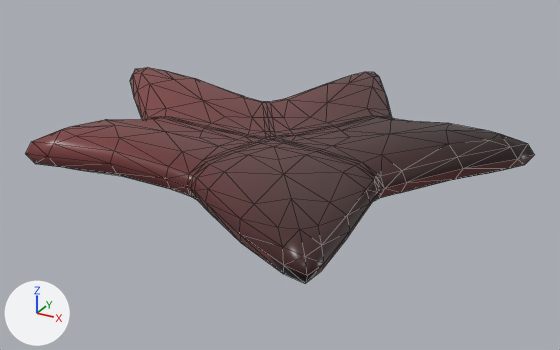
The glTF model public/clam-models/fan/Tongues/star.glb as it was, and as the next commit left it.
Both versions are drawn from a camera (50 mm lens) standing at (0.1045, -0.0947, 0.0579) and looking at (0.0021, 0.0915, -0.0352). Lighting does not change. The marker at lower left points along +X, +Y and +Z. Mesh edges are drawn as thin lines. Where no turn or scale is listed for an object, it has been applied to the vertices. Vertices at the same position are counted once.

Before the edit, the objects in view are built like this:
```python
me_cs_star4 = bpy.data.meshes.new('cs_star4')
me_cs_star4.from_pydata(...)  # 392 vertices, 780 faces; spans x -0.0538..0.0827, y -0.0122..0.1278, z 0.0019..0.0273
me_cs_star4.materials.append(mat_tongues)  # picture img_image_1
# before: 9 (-0.0538, 0.0705, 0.0205) at pixel (132, 76), 10 (-0.052, 0.0699, 0.0236) at pixel (135, 68), 11 (-0.0478, 0.0735, 0.0198), 12 (-0.0461, 0.0728, 0.0229), 13 (-0.0505, 0.0648, 0.0207) at pixel (129, 81)
# before: 52 (-0.045, 0.068, 0.0143), 144 (-0.0131, 0.0772, 0.0055), 156 (-0.0129, 0.0769, 0.0173) at pixel (243, 97), 220 (-0.0184, 0.0615, 0.0199) at pixel (203, 100), 245 (-0.0186, 0.0617, 0.007)
# before: 247 (-0.0352, 0.0561, 0.0132), 309 (-0.0162, 0.0829, 0.0092), 357 (-0.0106, 0.0849, 0.0141) at pixel (261, 101)
ob_cs_star4 = bpy.data.objects.new('cs_star4', me_cs_star4)
ob_cs_star4.location = (-0.0123, 0.039, -0.0396)
```
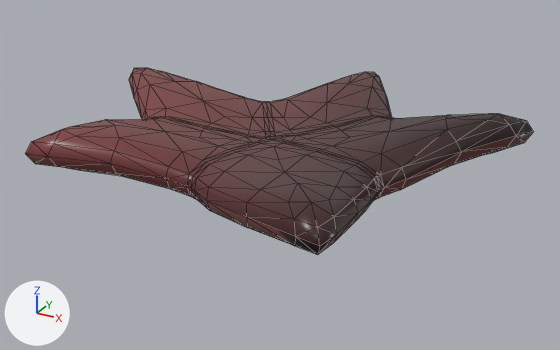
Commit message: fan shape star tongue 3d model fix

Boxes [x1, y1, x2, y2] around the edits, measured in the pictures (560 x 350 px; the box of a moved part takes in the faces that stretch with it):
'cs_star4', reshaped (13% shorter): before [25, 67, 534, 283]; after [25, 68, 534, 255]
part 1 of me_cs_star4, moved or reshaped: before [191, 110, 534, 283]; after [191, 110, 534, 255]
part 2 of me_cs_star4, moved or reshaped: before [130, 67, 266, 123]; after [129, 68, 266, 123]
part 3 of me_cs_star4, surface changed: before [403, 157, 463, 183]; after [402, 141, 462, 179]

The change, as a diff of the scene's bpy script:
```diff
--- a/public/clam-models/fan/Tongues/star.glb.py
+++ b/public/clam-models/fan/Tongues/star.glb.py
@@ me_cs_star4 @@
-me_cs_star4.from_pydata(...)  # 392 vertices, 780 faces; spans x -0.0538..0.0827, y -0.0122..0.1278, z 0.0019..0.0273
-me_cs_star4.vertices[14].co = (-0.0487, 0.0644, 0.0237)  # pixel (132, 73)
-me_cs_star4.vertices[15].co = (-0.045, 0.0678, 0.0255)  # pixel (147, 67)
-me_cs_star4.vertices[16].co = (-0.0436, 0.0627, 0.025)  # pixel (141, 73)
-me_cs_star4.vertices[17].co = (-0.0409, 0.0716, 0.0241)  # pixel (164, 70)
-me_cs_star4.vertices[51].co = (-0.041, 0.0718, 0.0141)
-me_cs_star4.vertices[53].co = (-0.0461, 0.0729, 0.0165)
-me_cs_star4.vertices[54].co = (-0.052, 0.07, 0.0172)
-me_cs_star4.vertices[55].co = (-0.0437, 0.0629, 0.0151)
-me_cs_star4.vertices[56].co = (-0.0488, 0.0645, 0.0173)
-me_cs_star4.vertices[222].co = (-0.035, 0.0559, 0.0244)  # pixel (149, 83)
-me_cs_star4.vertices[223].co = (-0.0318, 0.0644, 0.0242)  # pixel (173, 79)
-me_cs_star4.vertices[224].co = (-0.0298, 0.0735, 0.0225)  # pixel (194, 78)
-me_cs_star4.vertices[248].co = (-0.0319, 0.0646, 0.0114)
-me_cs_star4.vertices[249].co = (-0.0299, 0.0738, 0.0112)
-me_cs_star4.vertices[273].co = (-0.0168, 0.0838, 0.0126)
-me_cs_star4.vertices[274].co = (-0.0318, 0.0786, 0.017)
-me_cs_star4.vertices[275].co = (-0.0161, 0.0828, 0.0156)  # pixel (244, 96)
-me_cs_star4.vertices[276].co = (-0.0307, 0.0777, 0.02)
-me_cs_star4.vertices[310].co = (-0.0307, 0.0778, 0.0136)
+me_cs_star4.from_pydata(...)  # 392 vertices, 780 faces; spans x -0.0541..0.0819, y -0.01..0.1278, z 0.0019..0.0283
+# me_cs_star4 part 1: 96 of 392 vertices moved; they spanned x 0.0138..0.0827, y -0.0122..0.0871, z 0.007..0.0223 and now span x 0.0139..0.0819, y -0.01..0.0871, z 0.0072..0.0283; mean shift (0.0003, 0.0003, 0.0029); largest move (0.0682, 0.0551, 0.0165) -> (0.0568, 0.0433, 0.0156)
+# me_cs_star4 part 2
+for i in [156, 220, 247, 309]: me_cs_star4.vertices[i].co += Vector((0.0, 0.0001, -0.0002))
+for i in [9, 10, 13]: me_cs_star4.vertices[i].co += Vector((-0.0003, -0.0002, 0.0003))
+for i in [11, 12, 52]: me_cs_star4.vertices[i].co += Vector((-0.0002, 0.0002, -0.0003))
+for i in [144, 245, 357]: me_cs_star4.vertices[i].co += Vector((0.0, 0.0, -0.0001))
+me_cs_star4.vertices[14].co = (-0.049, 0.0642, 0.024)  # pixel (131, 72)
+me_cs_star4.vertices[15].co = (-0.0452, 0.0679, 0.0254)  # pixel (147, 67)
+me_cs_star4.vertices[16].co = (-0.0438, 0.0627, 0.025)  # pixel (140, 73)
+me_cs_star4.vertices[17].co = (-0.0411, 0.072, 0.0235)  # pixel (164, 71)
+me_cs_star4.vertices[51].co = (-0.0411, 0.0722, 0.0133)
+me_cs_star4.vertices[53].co = (-0.0463, 0.0732, 0.0161)
+me_cs_star4.vertices[54].co = (-0.0522, 0.0699, 0.0174)
+me_cs_star4.vertices[55].co = (-0.0438, 0.063, 0.0149)
+me_cs_star4.vertices[56].co = (-0.049, 0.0644, 0.0175)
+me_cs_star4.vertices[222].co = (-0.0351, 0.056, 0.0242)  # pixel (149, 84)
+me_cs_star4.vertices[223].co = (-0.0317, 0.0648, 0.0235)  # pixel (174, 81)
+me_cs_star4.vertices[224].co = (-0.0297, 0.0742, 0.0213)  # pixel (196, 81)
+me_cs_star4.vertices[248].co = (-0.0318, 0.0651, 0.0106)
+me_cs_star4.vertices[249].co = (-0.0298, 0.0744, 0.01)
+me_cs_star4.vertices[273].co = (-0.0168, 0.084, 0.0123)
+me_cs_star4.vertices[274].co = (-0.0317, 0.0793, 0.0157)
+me_cs_star4.vertices[275].co = (-0.016, 0.083, 0.0153)  # pixel (244, 97)
+me_cs_star4.vertices[276].co = (-0.0306, 0.0785, 0.0187)
+me_cs_star4.vertices[310].co = (-0.0306, 0.0786, 0.0123)
+# me_cs_star4 part 3: 2 kept faces spanning x 0.0553..0.0676, y 0.0433..0.0542, z 0.0156..0.0242 get new texture (UV) coordinates
 me_cs_star4.materials.append(mat_tongues)
```
